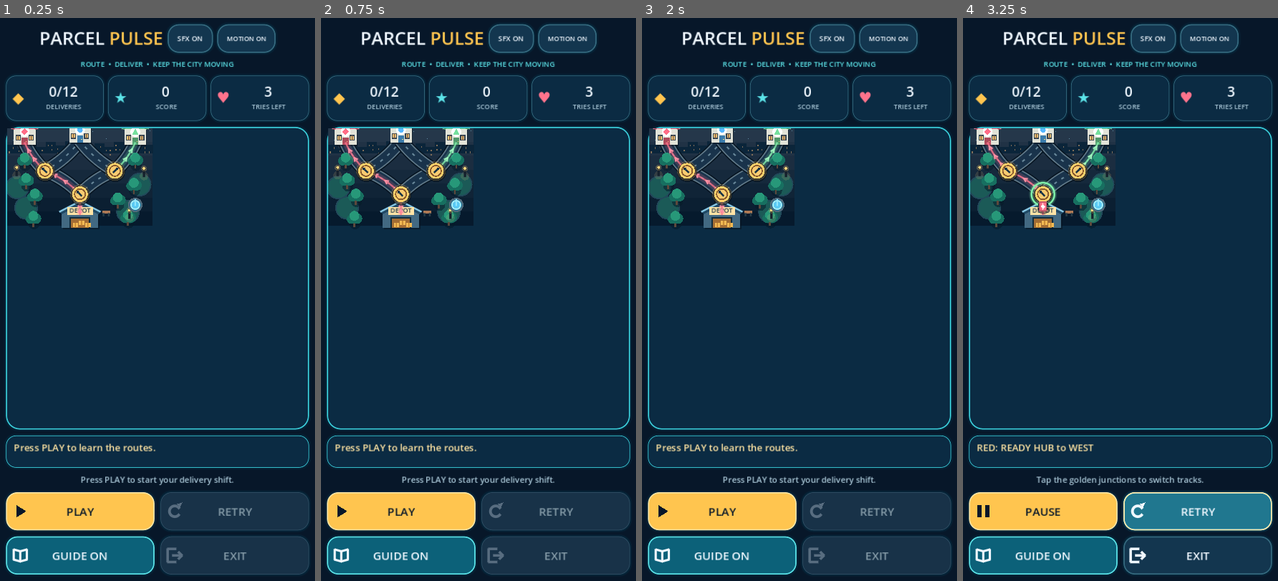
Above: before the commit, frames 1-4 (left to right).
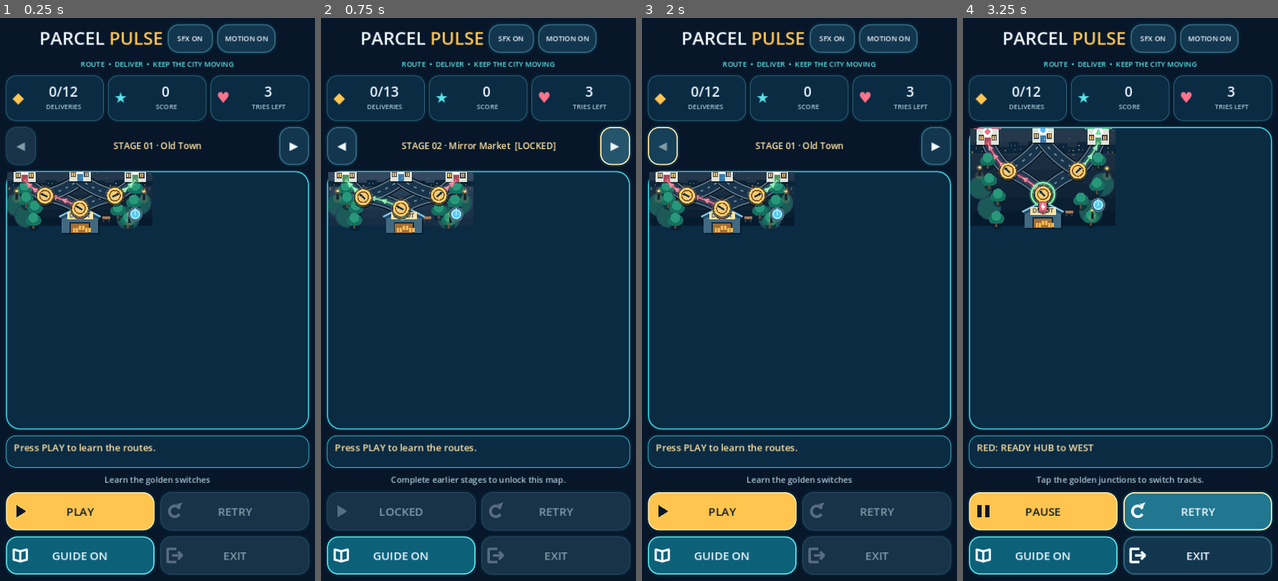
Above: after the commit, the same moments.

Repository: gauravprajapat-23/Parcel-pulse
Game: Godot game, scene res://scenes/game_screen.tscn
The game is run twice, just before and just after one commit, with the same random seed, the same clock (stepped at 60 frames per second) and the same inputs.
Inputs (mouse positions are in pixels of both pictures, inside the frame that each line leads up to):
- Up to frame 1 (0.25 s): no input
- Up to frame 2 (0.75 s): click (613, 147) at 0.5 s, where only the run after the commit has a clickable "▶"
- Up to frame 3 (2 s): click (664, 147) at 1.25 s, where only the run after the commit has a clickable "◀"
- Up to frame 4 (3.25 s): click "PLAY" at 2 s; click "RETRY" at 2.75 s

The runs differ from the first frame. In frame 1, 9.5% of the frame differs, in the area x 1-99%, y 3-83%; in frame 2, 14%, in the area x 1-99%, y 3-92%; in frame 3, 9.6%; in frame 4, less than 0.1%.
Error before the commit: Invalid access to property or key 'tagline_label' on a base object of type 'Dictionary'. (res://scripts/ui/game_screen.gd:265)

Commit message:
feat(progression): add stage previews locks offline unlocks and dynamic quotas to UI

Diff:
--- a/scripts/ui/game_screen.gd
+++ b/scripts/ui/game_screen.gd
@@ -16,6 +16,11 @@
 var coach_label: Label
 var guide_button: Button
 var guide_enabled: bool = true
+var progress_profile: Dictionary = {}
+var level_row: HBoxContainer
+var level_name_label: Label
+var previous_level_button: Button
+var next_level_button: Button
 var _last_guidance: String = ""
 var play_button: Button
 var pause_button: Button
@@ -44,13 +49,16 @@
 
 func _ready() -> void:
 	_build_interface()
+	progress_profile = ProgressStore.load_profile()
 	controller.phase_changed.connect(_on_phase_changed)
+	controller.level_changed.connect(_on_level_changed)
 	controller.totals_changed.connect(_on_totals_changed)
 	controller.delivery_scored.connect(_on_delivery_scored)
 	controller.shift_finished.connect(_on_shift_finished)
 	_on_phase_changed(controller.phase)
 	_on_totals_changed(controller.score, controller.correct, controller.mistakes)
 	_update_guidance()
+	_update_level_selection()
 	resized.connect(_on_root_resized)
 	_apply_responsive_layout(get_viewport_rect().size)
 
@@ -156,6 +164,30 @@
 	score_label = hud_panel.score_card.value_label
 	mistakes_label = hud_panel.lives_card.value_label
 
+	# Select and preview offline stages from READY; locked stages stay visible
+	# but cannot start until the previous stage is completed.
+	level_row = HBoxContainer.new()
+	level_row.add_theme_constant_override("separation", 7)
+	screen_column.add_child(level_row)
+	previous_level_button = Button.new()
+	previous_level_button.text = "◀"
+	previous_level_button.custom_minimum_size = Vector2(50, 42)
+	ParcelTheme.style_button(previous_level_button, "quiet")
+	previous_level_button.pressed.connect(_on_previous_level)
+	level_row.add_child(previous_level_button)
+	level_name_label = Label.new()
+	level_name_label.size_flags_horizontal = Control.SIZE_EXPAND_FILL
+	level_name_label.horizontal_alignment = HORIZONTAL_ALIGNMENT_CENTER
+	level_name_label.vertical_alignment = VERTICAL_ALIGNMENT_CENTER
+	ParcelTheme.label_style(level_name_label, 15, ParcelTheme.GOLD_LIGHT)
+	level_row.add_child(level_name_label)
+	next_level_button = Button.new()
+	next_level_button.text = "▶"
+	next_level_button.custom_minimum_size = Vector2(50, 42)
+	ParcelTheme.style_button(next_level_button, "quiet")
+	next_level_button.pressed.connect(_on_next_level)
+	level_row.add_child(next_level_button)
+
 	board_container = PanelContainer.new()
 	board_container.size_flags_vertical = Control.SIZE_EXPAND_FILL
 	board_container.size_flags_horizontal = Control.SIZE_EXPAND_FILL
@@ -262,11 +294,16 @@
 	sound_button.custom_minimum_size.x = 64.0 if MobileLayout.profile_for(logical_size) != MobileLayout.FULL else 76.0
 	ParcelTheme.label_style(title_parcel, int(metrics["title"]), ParcelTheme.TEXT)
 	ParcelTheme.label_style(title_pulse, int(metrics["title"]), ParcelTheme.GOLD)
-	tagline_label.visible = bool(metrics["tagline_label"])
+	tagline_label.visible = bool(metrics["subtitle"])
 	hud_panel.apply_layout_metrics(int(metrics["stats_height"]))
 	board_view.custom_minimum_size = metrics["board"]
 	ParcelTheme.label_style(coach_label, int(metrics["coach_font"]), ParcelTheme.GOLD_LIGHT)
 	coach_label.custom_minimum_size = Vector2(0, float(metrics["coach_height"]))
+	level_name_label.add_theme_font_size_override(
+		"font_size", 12 if MobileLayout.profile_for(logical_size) == MobileLayout.SMALL else 15
+	)
+	previous_level_button.custom_minimum_size.y = float(metrics["action_height"])
+	next_level_button.custom_minimum_size.y = float(metrics["action_height"])
 	hint_label.visible = bool(metrics["hint"])
 	action_bar.set_button_height(float(metrics["action_height"]))
 	sound_button.add_theme_font_size_override("font_size", int(metrics["sound_font"]))
@@ -307,6 +344,58 @@
 	result_panel.size = Vector2(box_width, box_height)
 
 
+func _on_previous_level() -> void:
+	_select_preview_level(controller.level_index - 1)
+
+
+func _on_next_level() -> void:
+	_select_preview_level(controller.level_index + 1)
+
+
+func _select_preview_level(index: int) -> void:
+	if controller.phase != ShiftController.Phase.READY:
+		return
+	if controller.select_level(index):
+		_hide_results_and_reset_fx()
+		_update_guidance()
+
+
+func _on_level_changed(_index: int) -> void:
+	_update_level_selection()
+	_update_guidance()
+
+
+func _update_level_selection() -> void:
+	if level_row == null or not is_node_ready():
+		return
+	var index: int = controller.level_index
+	var definition: Dictionary = LevelCatalog.get_level(index)
+	var unlocked: bool = ProgressStore.is_unlocked(progress_profile, index)
+	var label_text: String = "STAGE %02d · %s" % [index + 1, str(definition.get("name", "Unknown"))]
+	var best: Dictionary = progress_profile.get("best", {})
+	var record: Dictionary = best.get(str(index), {})
+	if not unlocked:
+		label_text += "  [LOCKED]"
+	elif int(record.get("stars", 0)) > 0:
+		label_text += "  " + "★".repeat(int(record["stars"]))
+	level_name_label.text = label_text
+	level_name_label.tooltip_text = str(definition.get("tagline", ""))
+	previous_level_button.disabled = index <= 0
+	next_level_button.disabled = index >= LevelCatalog.count() - 1
+	level_row.visible = controller.phase == ShiftController.Phase.READY
+	if controller.phase == ShiftController.Phase.READY:
+		if unlocked:
+			action_bar.primary_button.configure("PLAY", "play", "gold")
+			action_bar.primary_button.disabled = false
+		else:
+			action_bar.primary_button.configure("LOCKED", "play", "quiet")
+			action_bar.primary_button.disabled = true
+		if not unlocked:
+			hint_label.text = "Complete earlier stages to unlock this map."
+		else:
+			hint_label.text = str(definition.get("tagline", ""))
+
+
 func _on_sound_toggle_pressed() -> void:
 	sfx_player.set_enabled(not sfx_player.enabled)
 	sound_button.text = "SFX ON" if sfx_player.enabled else "SFX OFF"
@@ -362,6 +451,9 @@
 
 
 func _on_play_pressed() -> void:
+	if not ProgressStore.is_unlocked(progress_profile, controller.level_index):
+		hint_label.text = "This stage is locked. Clear the previous one first."
+		return
 	_hide_results_and_reset_fx()
 	controller.start_shift()
 
@@ -392,12 +484,13 @@
 		ShiftController.Phase.FINISHED:
 			hint_label.text = "Shift over. Review your deliveries."
 	action_bar.apply_phase(new_phase)
+	_update_level_selection()
 	board_view.queue_redraw()
 	_update_guidance()
 
 
 func _on_totals_changed(new_score: int, delivered: int, errors: int) -> void:
-	hud_panel.update_stats(delivered, new_score, errors)
+	hud_panel.update_stats(delivered, new_score, errors, controller.required_deliveries)
 
 
 func _on_delivery_scored(parcel: DeliveryParcel, matched: bool) -> void:
@@ -418,7 +511,13 @@
 
 
 func _on_shift_finished(success: bool, earned_score: int, delivered: int, errors: int) -> void:
-	result_panel.show_result(success, earned_score, delivered, errors)
+	result_panel.show_result(success, earned_score, delivered, errors, controller.required_deliveries)
+	if success:
+		progress_profile = ProgressStore.record_win(
+			progress_profile, controller.level_index, earned_score, errors
+		)
+		if not ProgressStore.save_profile(progress_profile):
+			push_warning("Parcel Pulse progression could not be saved on this device.")
 	result_backdrop.visible = true
 	result_backdrop.modulate.a = 1.0 if reduced_motion else 0.0
 	_center_result()
--- a/scripts/ui/hud_panel.gd
+++ b/scripts/ui/hud_panel.gd
@@ -13,10 +13,10 @@
 	update_stats(0, 0, 0)
 
 
-func update_stats(delivered: int, score: int, mistakes: int) -> void:
+func update_stats(delivered: int, score: int, mistakes: int, quota: int = ShiftController.REQUIRED_DELIVERIES) -> void:
 	if not is_node_ready():
 		return
-	deliveries_card.set_value("%d/%d" % [delivered, ShiftController.REQUIRED_DELIVERIES])
+	deliveries_card.set_value("%d/%d" % [delivered, quota])
 	score_card.set_value(str(score))
 	lives_card.set_value(str(maxi(0, ShiftController.MAX_MISTAKES - mistakes)))
 
--- a/scripts/ui/result_screen.gd
+++ b/scripts/ui/result_screen.gd
@@ -53,15 +53,15 @@
 	menu_button.pressed.connect(func() -> void: menu_requested.emit())
 
 
-func show_result(success: bool, earned_score: int, delivered: int, errors: int) -> void:
+func show_result(success: bool, earned_score: int, delivered: int, errors: int, quota: int = ShiftController.REQUIRED_DELIVERIES) -> void:
 	title_label.text = "SHIFT COMPLETE!" if success else "SHIFT ENDED"
 	if success:
 		var stars: int = clampi(3 - errors, 1, 3)
 		rating_label.text = "★".repeat(stars) + "☆".repeat(3 - stars)
 	else:
 		rating_label.text = "KEEP PRACTICING"
-	details_label.text = "DELIVERED %d / 12    MISTAKES %d / 3\nSCORE  %d" % [
-		delivered, errors, earned_score
+	details_label.text = "DELIVERED %d / %d    MISTAKES %d / 3\nSCORE  %d" % [
+		delivered, quota, errors, earned_score
 	]
 
 
